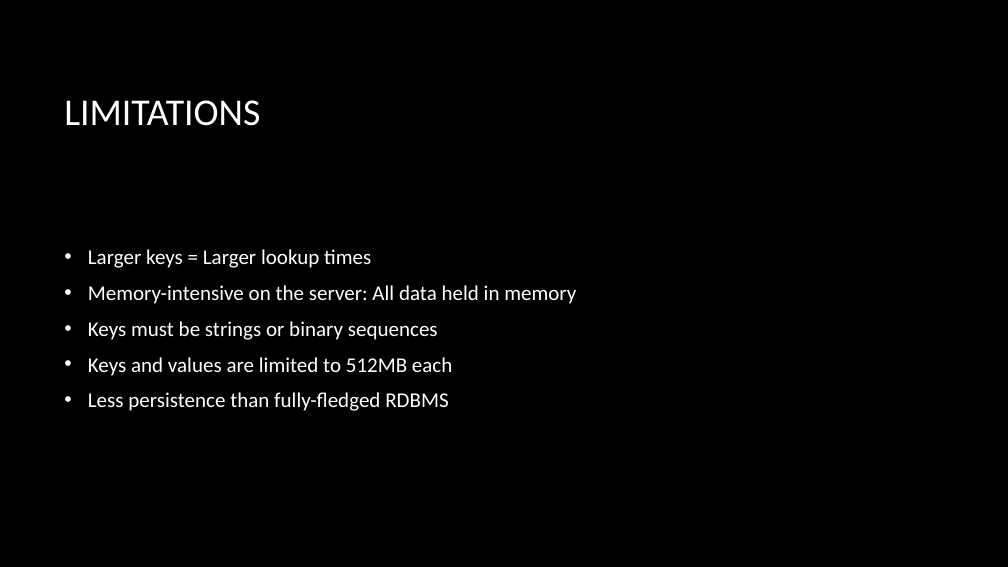
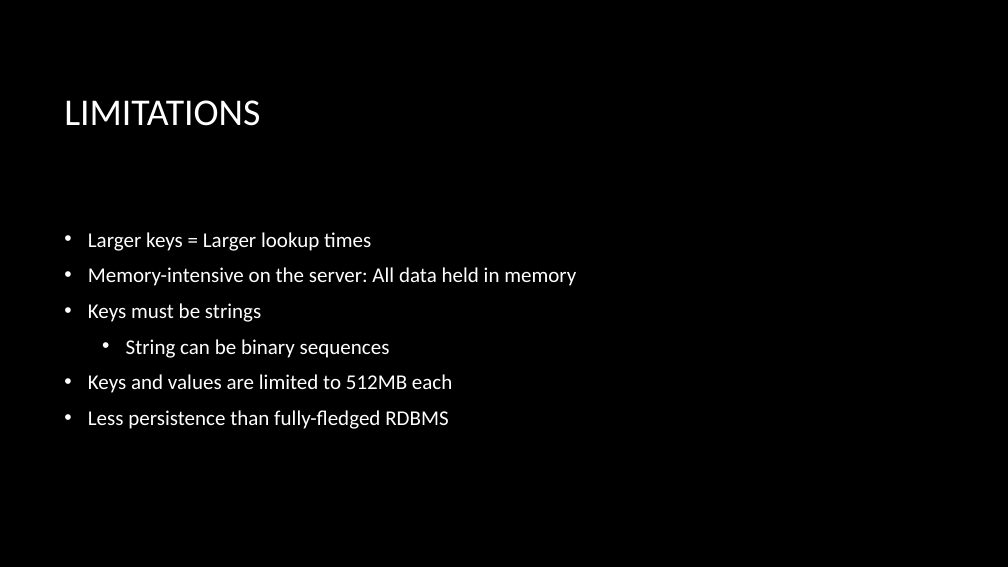
Before and after one commit to zoldham/Redis-Intro, a slide deck: slide 4 of Presenters/Presentation.pptx. Drawn at 1008x567 pixels with LibreOffice and Linux fonts; fonts in the diff are those of the drawing; background and template pictures are left out. Boxes give left, top, right and bottom in pixels: in the first picture for what was removed or moved away, otherwise in the second. Text is boxed around its words. In the diff, an @@ line names an element or a change of style, - is before the commit and + after.

```diff
--- a/Presenters/Presentation.pptx
+++ b/Presenters/Presentation.pptx
@@ text at (x1=88, y1=303, x2=390, y2=358): text changed @@
-• Keys must be strings or binary sequences
+• Keys must be strings
+  • String can be binary sequences
```
Also in this commit, not shown: 2 other slides changed, 3 other files.
